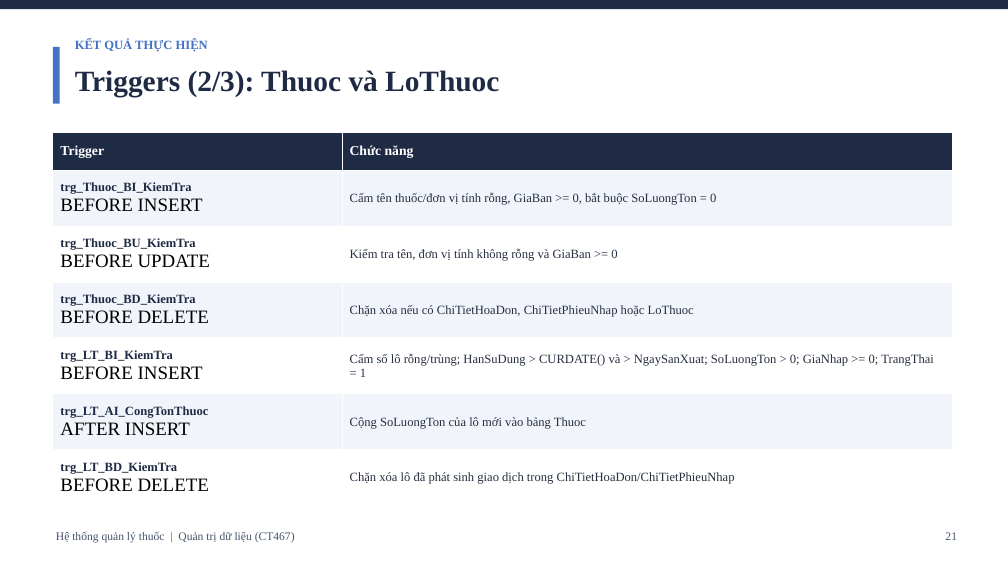
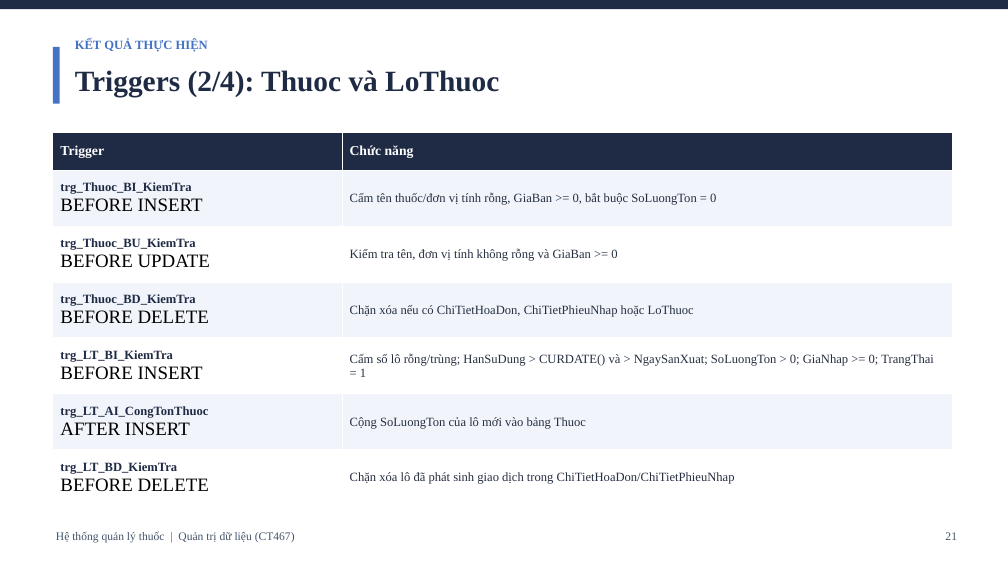
Before and after one commit to thinhtran0823-cyber/QTDL_quanlynhathuoc, a slide deck: slide 22 of BaoCao_HeThongThuoc (1).pptx. Drawn at 1008x567 pixels with LibreOffice and Linux fonts; fonts in the diff are those of the drawing. Boxes give left, top, right and bottom in pixels: in the first picture for what was removed or moved away, otherwise in the second. Text is boxed around its words. In the diff, an @@ line names an element or a change of style, - is before the commit and + after.

```diff
--- a/BaoCao_HeThongThuoc (1).pptx
+++ b/BaoCao_HeThongThuoc (1).pptx
@@ text at [75,70,499,97]: text changed @@
-Triggers (2/3): Thuoc và LoThuoc
+Triggers (2/4): Thuoc và LoThuoc
```
Also in this commit, not shown: 13 other slides changed, 9 slides added, 7 other files.
